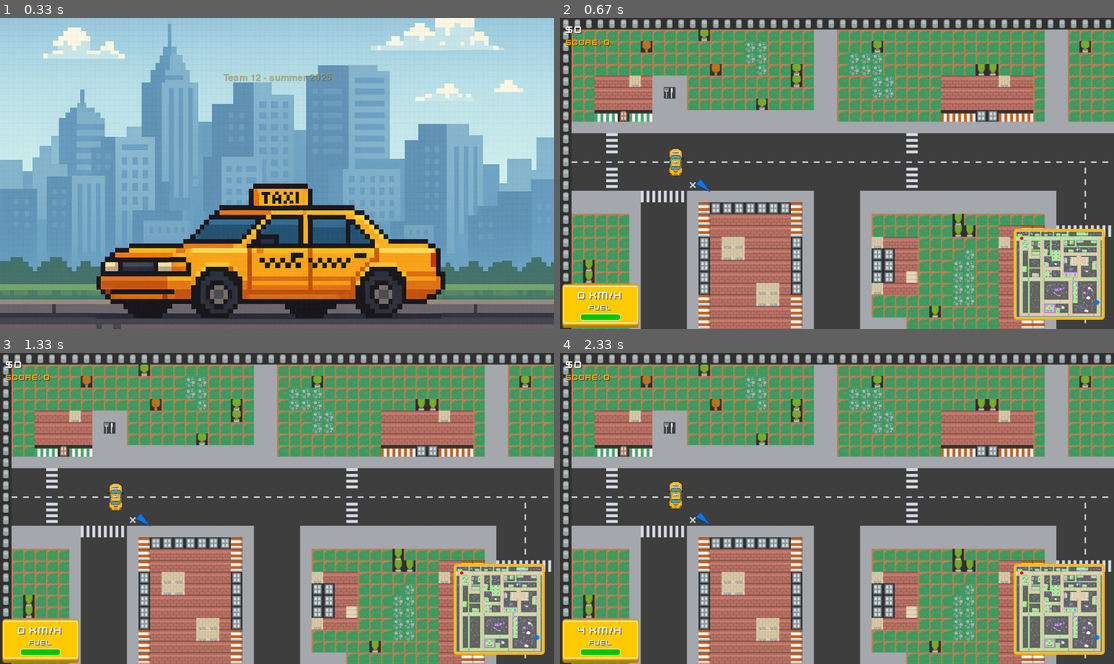
Above: before the commit, frames 1-4 (two rows, left to right).
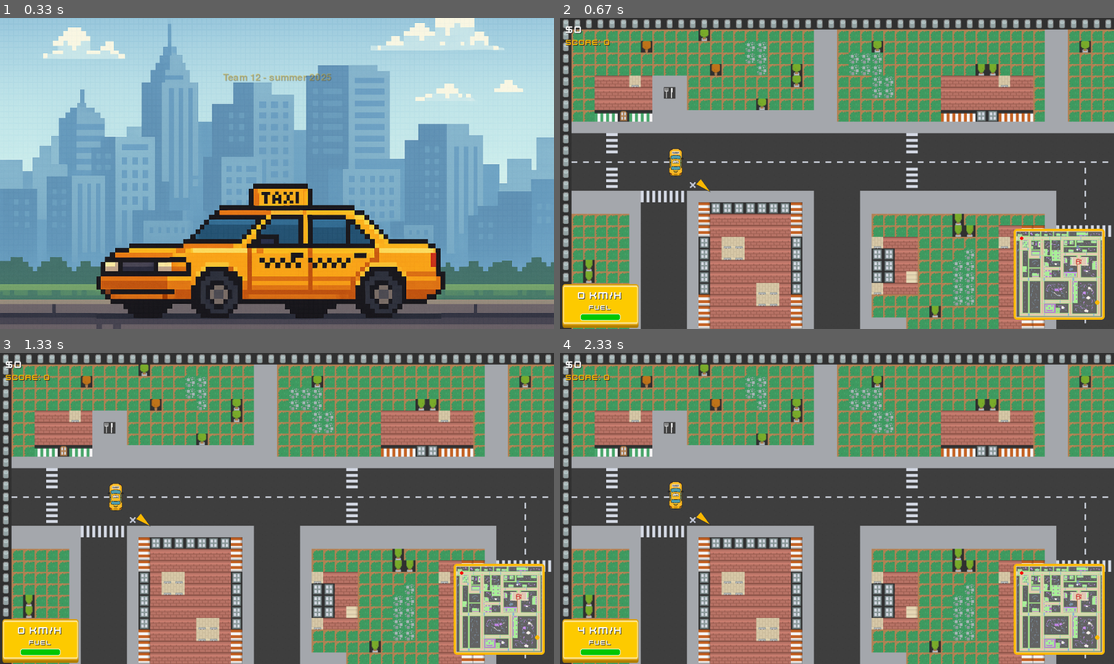
Above: after the commit, the same moments.

Repository: jirihos/UUN-Pygame-workshop
Game: pygame game, started from src/main.py
Same seed, same stepped clock (60 frames per second), same inputs: the game is played once before the commit and once after it.
Inputs (mouse positions are in pixels of both pictures, inside the frame that each line leads up to):
- Up to frame 1 (0.33 s): no input
- Up to frame 2 (0.67 s): click (837, 173) at 0.38 s
- Up to frame 3 (1.33 s): tap Space at 0.67, 1 s
- Up to frame 4 (2.33 s): tap X at 1.33 s; hold W from 2.17 s (still down)

Frame 1 is identical in both runs. In frame 2, less than 0.1% of the frame differs, in the area x 24-98%, y 51-93%; in frame 3, less than 0.1%; in frame 4, less than 0.1%.

Commit message:
jobs color change and add pump icon

Diff:
--- a/src/scenes/game.py
+++ b/src/scenes/game.py
@@ -92,6 +92,10 @@
 
         # Load PNG backgrounds for minimap and dashboard
         self.dashboard_bg_img = pygame.image.load(os.path.join(base_path, "tiles/game/game_board_background.png")).convert_alpha()
+
+        # Load PNG icon for pump (for minimap)
+        self.pump_icon_img = pygame.image.load(os.path.join(base_path, "tiles/game/gas-pump-alt.png")).convert_alpha()
+        self.pump_icon_img = pygame.transform.scale(self.pump_icon_img, (18, 18))  # Adjust size as needed
 
         self.show_fps = False  # FPS display toggle
 
@@ -276,13 +280,12 @@
 
         # === ARROW TO CURRENT JOB TARGET ===
         if self.current_job and self.job_state:
-            # Set arrow color to match minimap dot color
+            # Set arrow color to yellow (same as PLAY in menu)
+            arrow_color = (252, 186, 3)
             if self.job_state == "pickup":
                 target_tile = self.current_job.pickup_tile_loc
-                arrow_color = (0, 120, 255)  # Blue for pickup
             else:
                 target_tile = self.current_job.delivery_tile_loc
-                arrow_color = (0, 200, 0)    # Green for dropoff
 
             target_pos = self.tile_to_world(target_tile)
             car_screen_x = self.car.pos.x - camera_x
@@ -524,21 +527,23 @@
                 self.cash_animations.remove(anim)
 
     def draw_minimap(self):
-        """Displays the minimap in the bottom right corner and highlights the car position and current target only."""
+        """Displays the minimap in the bottom right corner and highlights the car position, current target, and pump icons."""
         scale = self.minimap_scale
         minimap = self.minimap_surface.copy()
         car_x = int(self.car.pos.x / self.tile_size * scale)
         car_y = int(self.car.pos.y / self.tile_size * scale)
         pygame.draw.circle(minimap, (255, 0, 0), (car_x, car_y), max(3, int(3 * scale)))
 
+        # Draw pump icons on minimap
+        for tx, ty in self.pump_tile_locations:
+            icon_x = int(tx * scale - self.pump_icon_img.get_width() // 2)
+            icon_y = int(ty * scale - self.pump_icon_img.get_height() // 2)
+            minimap.blit(self.pump_icon_img, (icon_x, icon_y))
+
         # Show only the current target (pickup or dropoff)
         if self.current_job is not None and self.job_state:
-            if self.job_state == "pickup":
-                tx, ty = self.current_job.pickup_tile_loc
-                color = (0, 120, 255)  # Blue for pickup
-            else:
-                tx, ty = self.current_job.delivery_tile_loc
-                color = (0, 200, 0)    # Green for dropoff
+            tx, ty = self.current_job.pickup_tile_loc if self.job_state == "pickup" else self.current_job.delivery_tile_loc
+            color = (252, 186, 3)  # Yellow for both pickup and dropoff
             target_x = int(tx * scale)
             target_y = int(ty * scale)
             pygame.draw.circle(minimap, color, (target_x, target_y), max(4, int(4 * scale)))
Binary file added: src/Tiles/Game/gas-pump-alt.png
